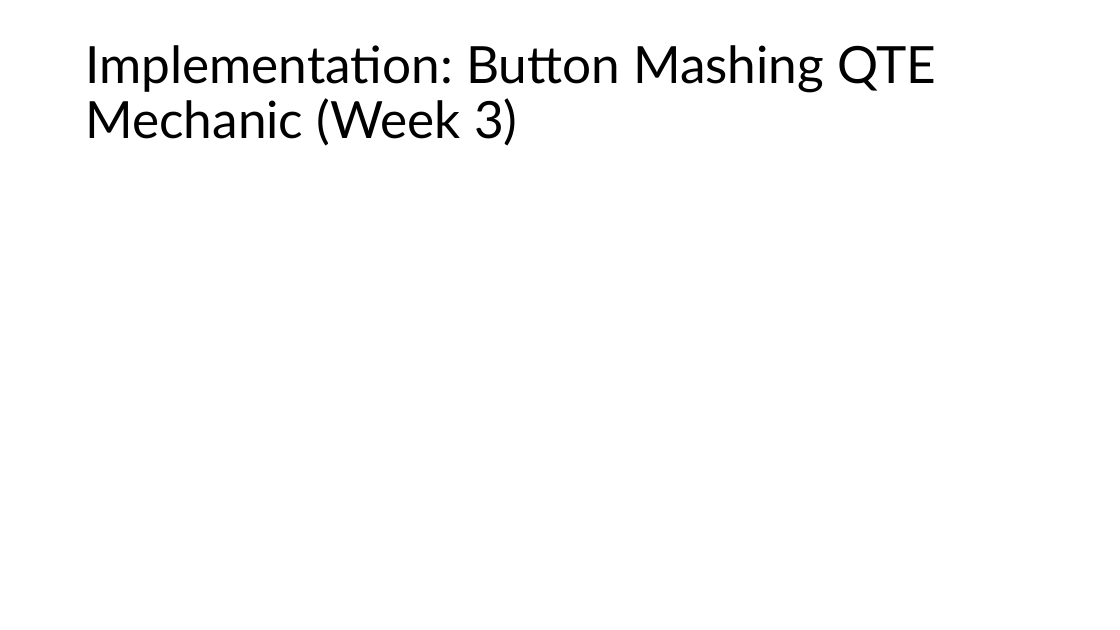
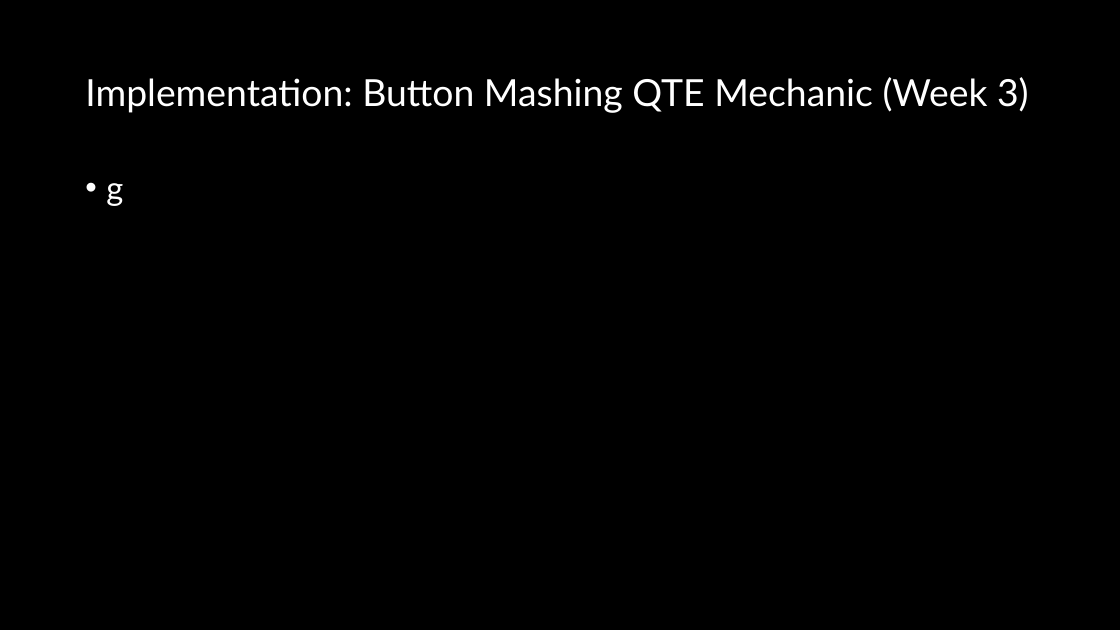
Before and after one commit to SiddPlus/GitHubTutorial, a slide deck: slide 9 of Indivual Dev Log.pptx. Drawn at 1120x630 pixels with LibreOffice and Linux fonts; fonts in the diff are those of the drawing. Boxes give left, top, right and bottom in pixels: in the first picture for what was removed or moved away, otherwise in the second. Text is boxed around its words. In the diff, an @@ line names an element or a change of style, - is before the commit and + after.

```diff
--- a/Indivual Dev Log.pptx
+++ b/Indivual Dev Log.pptx
@@ rectangle added at <box>0,0,1120,630</box>, fill #000000 @@
@@ title "Implementation: Button Mashing QTE Mechanic ..." at <box>85,77,1029,113</box>: size 44 to 32 pt, text colour #000000 to #FFFFFF @@
@@ text added at <box>106,183,123,206</box>, 28 pt, text #FFFFFF @@
+• g
```
Also in this commit, not shown: 20 other slides changed, 1 slide added.
